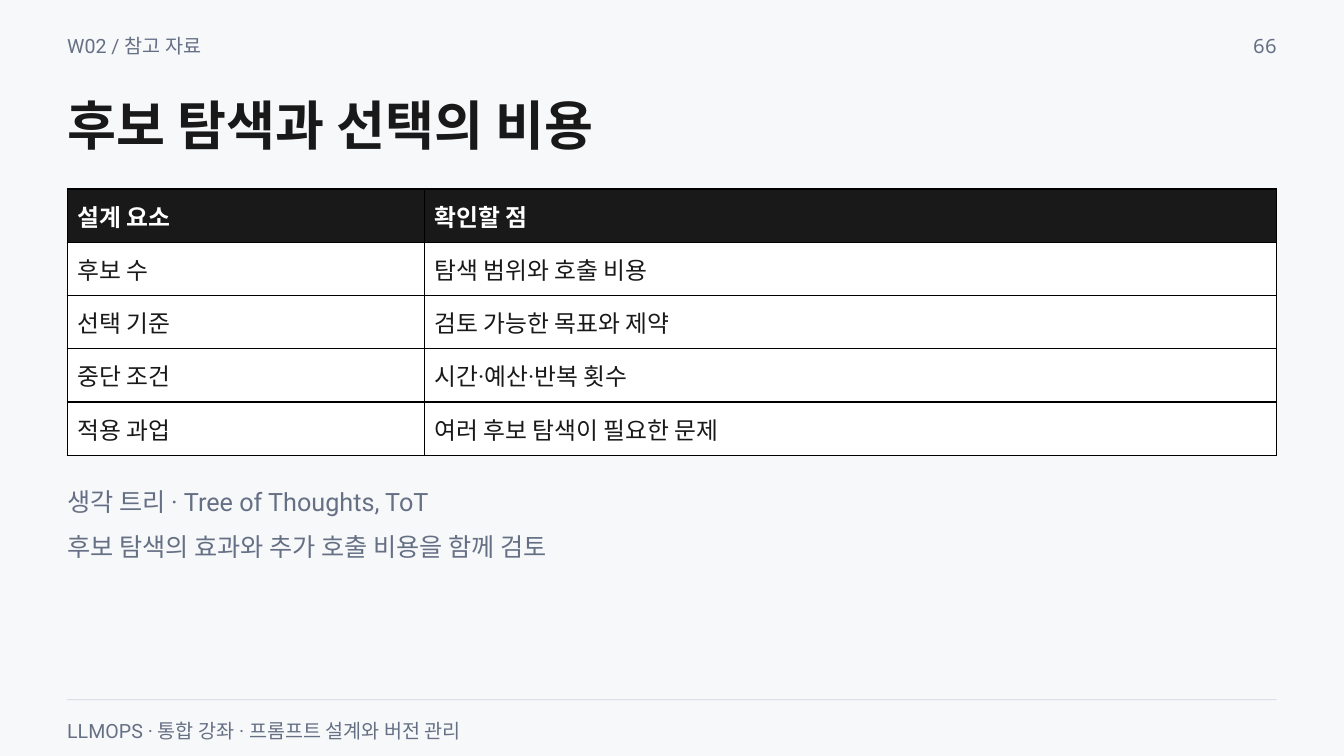
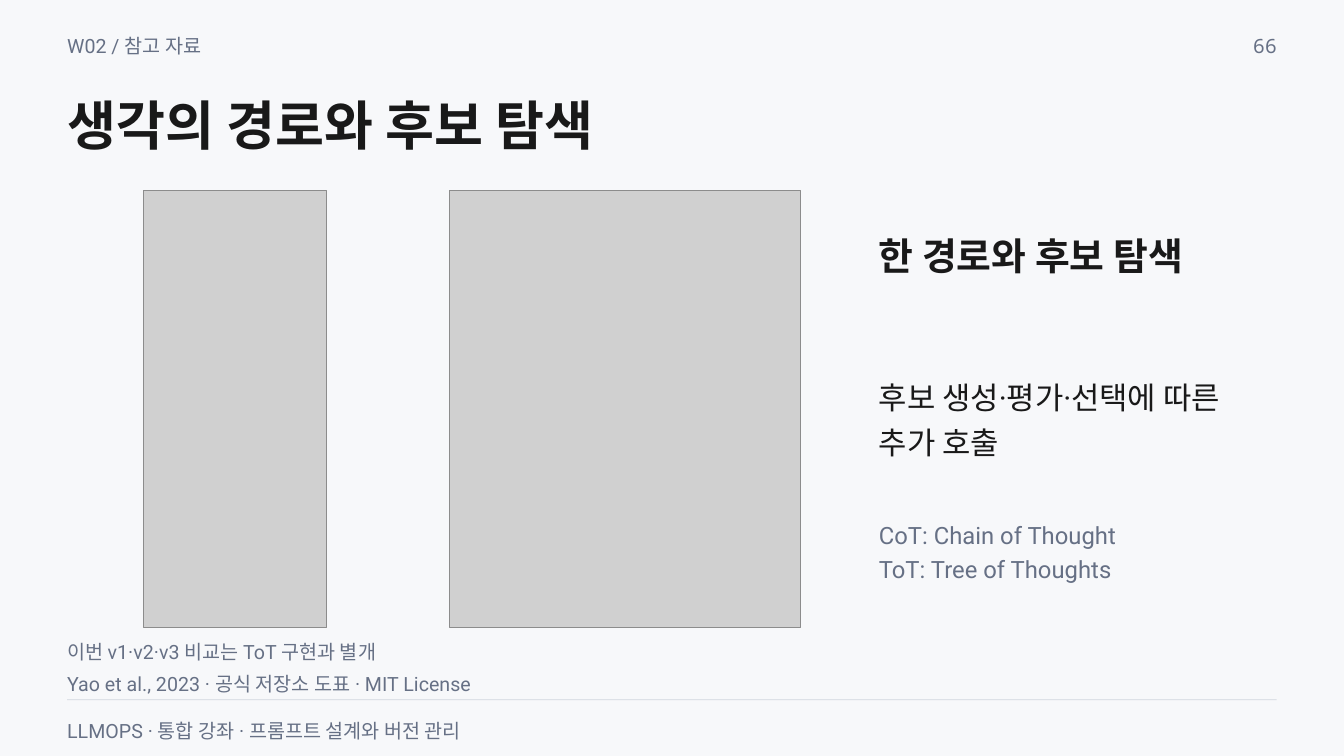
Before and after one commit to smilesjcha/llmops-16week, a slide deck: slide 66 of week02/lecture/02_week2_prompt_design_versioning.pptx. Drawn at 1344x756 pixels with LibreOffice and Linux fonts; fonts in the diff are those of the drawing; grey boxes stand for pictures. Boxes give left, top, right and bottom in pixels: in the first picture for what was removed or moved away, otherwise in the second. Text is boxed around its words. In the diff, an @@ line names an element or a change of style, - is before the commit and + after.

```diff
--- a/week02/lecture/02_week2_prompt_design_versioning.pptx
+++ b/week02/lecture/02_week2_prompt_design_versioning.pptx
@@ text at (67,100,593,150): text changed @@
-후보 탐색과 선택의 비용
+생각의 경로와 후보 탐색
@@ table removed at (68,190,1277,456), 5 rows, 2 columns @@
-설계 요소 | 확인할 점
-후보 수 | 탐색 범위와 호출 비용
-선택 기준 | 검토 가능한 목표와 제약
-중단 조건 | 시간·예산·반복 횟수
-적용 과업 | 여러 후보 탐색이 필요한 문제
@@ picture added at (144,191,327,628) @@
@@ picture added at (450,191,801,628) @@
@@ text at (879,238,1183,274): text changed; size 18 to 27 pt; text colour #667085 to #191919; bold on @@
-후보 탐색의 효과와 추가 호출 비용을 함께 검토
+한 경로와 후보 탐색
@@ text added at (879,383,1220,457), 22 pt, text #191919 @@
+후보 생성·평가·선택에 따른
+추가 호출
@@ text removed at (67,490,428,516) @@
-생각 트리 · Tree of Thoughts, ToT
@@ text added at (879,526,1116,583), 17 pt, text #667085 @@
+CoT: Chain of Thought
+ToT: Tree of Thoughts
@@ text added at (67,643,376,661), 14 pt, text #667085 @@
+이번 v1·v2·v3 비교는 ToT 구현과 별개
@@ text added at (67,675,470,694), 14 pt, text #667085 @@
+Yao et al., 2023 · 공식 저장소 도표 · MIT License
```
Also in this commit, not shown: 16 other slides changed, 6 slides added, 6 slides removed, 26 other files.
